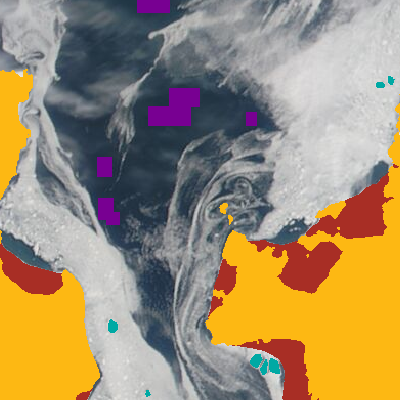
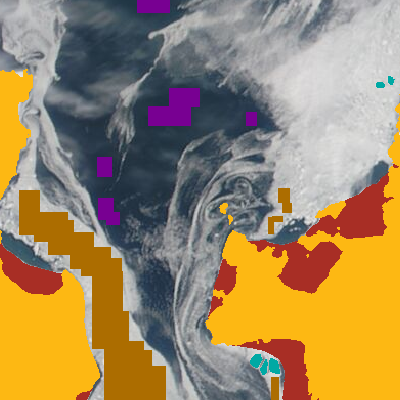
Layers edited between the first and the second 400×400 image:
added layer "ice samples" (2nd of 2) above "landfast ice" over [19, 188, 292, 400]
